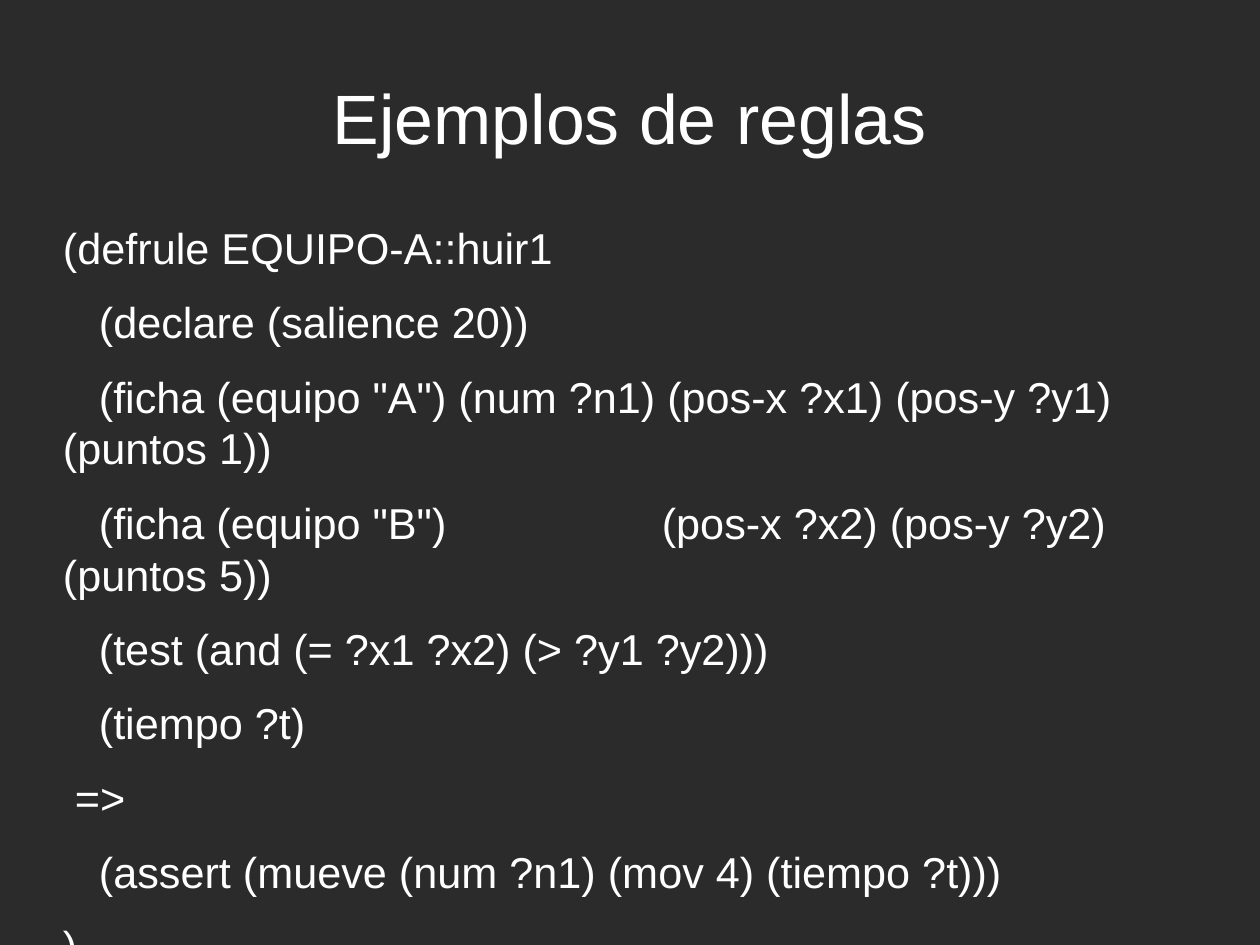
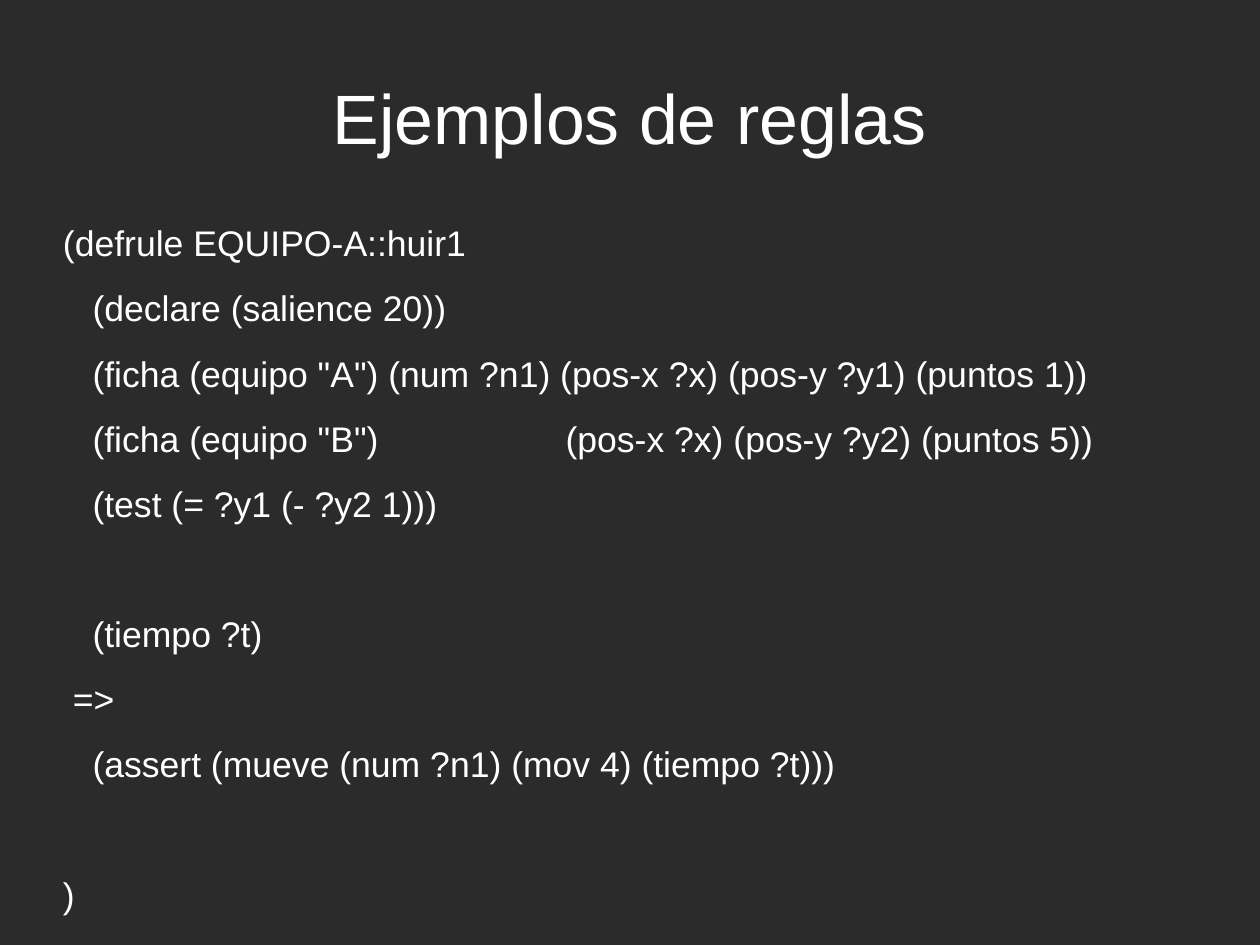
Before and after one commit to rompehielos013013013/gsiege, a slide deck: slide 28 of presentacion/expertoUCLM2014/SSEE-IA.odp (slide 27 before the commit). Drawn at 1260x945 pixels with LibreOffice and Linux fonts; fonts in the diff are those of the drawing; background and template pictures are left out; a plain dark background stands for a picture behind light text. Boxes give left, top, right and bottom in pixels: in the first picture for what was removed or moved away, otherwise in the second. Text is boxed around its words. In the diff, an @@ line names an element or a change of style, - is before the commit and + after.

```diff
--- a/presentacion/expertoUCLM2014/SSEE-IA.odp
+++ b/presentacion/expertoUCLM2014/SSEE-IA.odp
@@ text at [63,230,835,785]: size 27.2 to 22.4 pt in "(defrule EQUIPO-A::huir1", "(declare (salience 20))", "(tiempo ?t)", "=>" and 2 more places @@
@@ text at [93,361,1092,524]: text changed; size 27.2 to 22.4 pt @@
-(ficha (equipo "A") (num ?n1) (pos-x ?x1) (pos-y ?y1) (puntos 1))
-(ficha (equipo "B") (pos-x ?x2) (pos-y ?y2) (puntos 5))
-(test (and (= ?x1 ?x2) (> ?y1 ?y2)))
+(ficha (equipo "A") (num ?n1) (pos-x ?x) (pos-y ?y1) (puntos 1))
+(ficha (equipo "B") (pos-x ?x) (pos-y ?y2) (puntos 5))
+(test (= ?y1 (- ?y2 1)))
```
Also in this commit, not shown: 17 other slides changed, 6 slides added, 1 other file.
